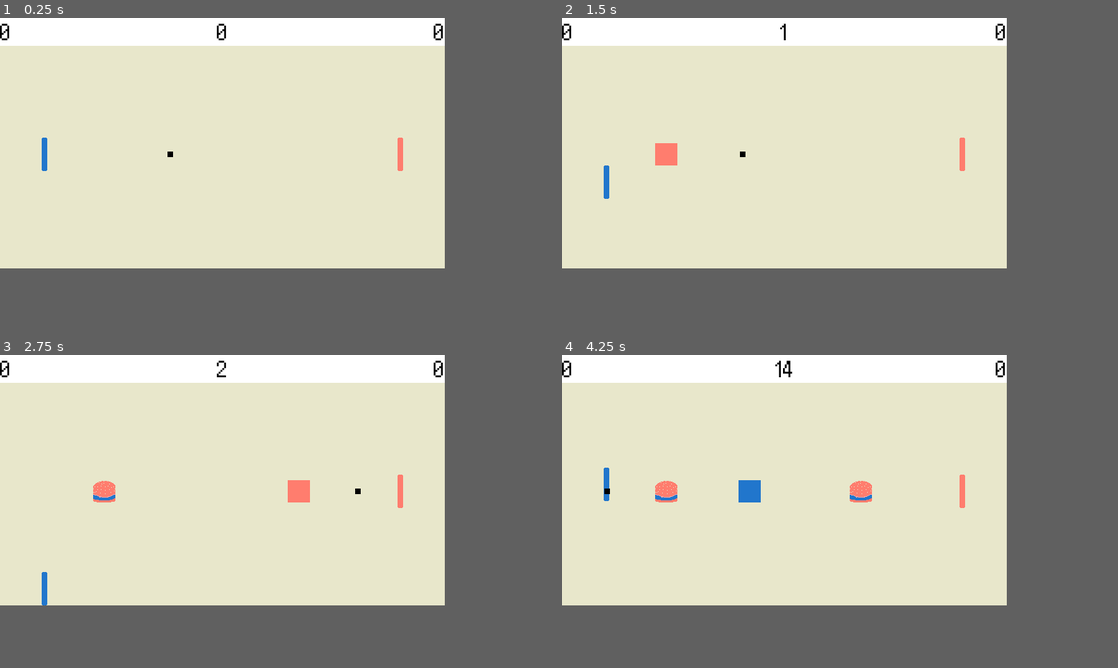
Above: before the commit, frames 1-4 (two rows, left to right).
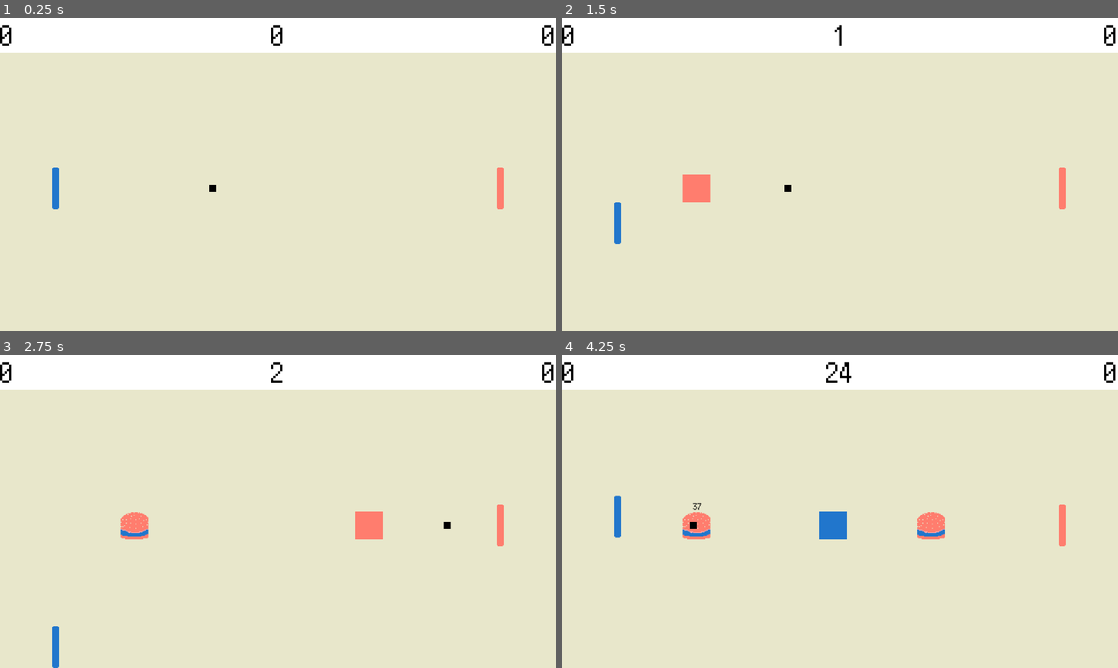
Above: after the commit, the same moments.

Repository: marcus-recto/burger-pong
Game: Godot game, scene res://main.tscn
Two runs of this game, one before a commit and one after it. Both use one fixed random seed, a clock stepped at 60 frames per second and the inputs below.
Inputs:
- Up to frame 1 (0.25 s): no input
- Up to frame 2 (1.5 s): hold I (right_burger_request) 0.53-1.28 s; hold S (left_move_down) from 1.28 s (still down)
- Up to frame 3 (2.75 s): release S (left_move_down) at 2.03 s; hold I (right_burger_request) from 2.03 s (still down)
- Up to frame 4 (4.25 s): release I (right_burger_request) at 2.78 s; hold W (left_move_up) 2.78-3.53 s; hold E (left_burger_request) from 3.53 s (still down)
The window is 640x360 before the commit and 800x450 after it. Grey fills any space a smaller window leaves; there, only what the larger window draws over its background counts as a difference.

The runs differ from the first frame. In frame 1, 4.9% of the frame differs, in the area x 0-100%, y 0-62%; in frame 2, 5.6%; in frame 3, 6.2%; in frame 4, 7.0%.

Commit message:
visual adjustments and slowdown while flea is eating burger

Diff:
--- a/burger.tscn
+++ b/burger.tscn
@@ -1,6 +1,8 @@
 [gd_scene format=3 uid="uid://cvasd7fx4r1vx"]
 
 [ext_resource type="Script" uid="uid://ckj6wbrg33pq2" path="res://src/burger.gd" id="1_nkn5y"]
+[ext_resource type="FontFile" uid="uid://dnq1ud78kcujl" path="res://assets/Silver.ttf" id="2_5n162"]
+[ext_resource type="Texture2D" uid="uid://d0grrkb2rawxk" path="res://assets/blueburger.png" id="2_eu31t"]
 
 [sub_resource type="RectangleShape2D" id="RectangleShape2D_2apqw"]
 size = Vector2(32, 32)
@@ -9,6 +11,8 @@
 script = ExtResource("1_nkn5y")
 
 [node name="Sprite2D" type="Sprite2D" parent="." unique_id=909783684]
+visible = false
+texture = ExtResource("2_eu31t")
 
 [node name="CollisionShape2D" type="CollisionShape2D" parent="." unique_id=1176463703]
 shape = SubResource("RectangleShape2D_2apqw")
@@ -29,23 +33,26 @@
 [node name="SetupTimer" type="Timer" parent="." unique_id=776999392]
 one_shot = true
 
+[node name="LabelTimer" type="Timer" parent="." unique_id=246752399]
+one_shot = true
+
 [node name="Label" type="Label" parent="." unique_id=769213533]
-visible = false
 anchors_preset = 8
 anchor_left = 0.5
 anchor_top = 0.5
 anchor_right = 0.5
 anchor_bottom = 0.5
-offset_left = -20.0
-offset_top = -11.5
-offset_right = 20.0
-offset_bottom = 11.5
+offset_left = -19.0
+offset_top = -29.0
+offset_right = 21.0
+offset_bottom = -6.0
 grow_horizontal = 2
 grow_vertical = 2
 theme_override_colors/font_color = Color(0, 0, 0, 1)
-text = "100"
+theme_override_fonts/font = ExtResource("2_5n162")
 horizontal_alignment = 1
 
 [connection signal="area_entered" from="." to="." method="_on_area_entered"]
 [connection signal="area_exited" from="." to="." method="_on_area_exited"]
 [connection signal="timeout" from="SetupTimer" to="." method="_on_setup_timer_timeout"]
+[connection signal="timeout" from="LabelTimer" to="." method="_on_label_timer_timeout"]
--- a/main.tscn
+++ b/main.tscn
@@ -16,14 +16,14 @@
 [ext_resource type="PackedScene" uid="uid://co5cbkgsrsj14" path="res://fry.tscn" id="10_4c57u"]
 [ext_resource type="PackedScene" uid="uid://cvasd7fx4r1vx" path="res://burger.tscn" id="11_efxa6"]
 
+[sub_resource type="RectangleShape2D" id="RectangleShape2D_6ckcd"]
+size = Vector2(640, 40)
+
+[sub_resource type="RectangleShape2D" id="RectangleShape2D_yyap0"]
+size = Vector2(20, 400)
+
 [sub_resource type="RectangleShape2D" id="RectangleShape2D_2apqw"]
 size = Vector2(8, 48)
-
-[sub_resource type="RectangleShape2D" id="RectangleShape2D_6ckcd"]
-size = Vector2(640, 40)
-
-[sub_resource type="RectangleShape2D" id="RectangleShape2D_yyap0"]
-size = Vector2(20, 400)
 
 [sub_resource type="RectangleShape2D" id="RectangleShape2D_vxkdg"]
 size = Vector2(8, 8)
@@ -36,56 +36,6 @@
 offset_bottom = 360.0
 color = Color(0.9098039, 0.90588236, 0.79607844, 1)
 
-[node name="LeftPaddle" type="Area2D" parent="." unique_id=2065065392]
-position = Vector2(64, 196)
-script = ExtResource("1_ig7tw")
-metadata/_edit_group_ = true
-
-[node name="ColorRect" type="ColorRect" parent="LeftPaddle" unique_id=1098054330]
-visible = false
-anchors_preset = 8
-anchor_left = 0.5
-anchor_top = 0.5
-anchor_right = 0.5
-anchor_bottom = 0.5
-offset_left = -4.0
-offset_top = -24.0
-offset_right = 4.0
-offset_bottom = 24.0
-grow_horizontal = 2
-grow_vertical = 2
-
-[node name="CollisionShape2D" type="CollisionShape2D" parent="LeftPaddle" unique_id=914581874]
-shape = SubResource("RectangleShape2D_2apqw")
-
-[node name="Sprite2D" type="Sprite2D" parent="LeftPaddle" unique_id=1403628710]
-texture = ExtResource("3_dg77c")
-
-[node name="RightPaddle" type="Area2D" parent="." unique_id=60260385]
-position = Vector2(576, 196)
-script = ExtResource("1_ig7tw")
-metadata/_edit_group_ = true
-
-[node name="ColorRect" type="ColorRect" parent="RightPaddle" unique_id=1283584371]
-visible = false
-anchors_preset = 8
-anchor_left = 0.5
-anchor_top = 0.5
-anchor_right = 0.5
-anchor_bottom = 0.5
-offset_left = -4.0
-offset_top = -24.0
-offset_right = 4.0
-offset_bottom = 24.0
-grow_horizontal = 2
-grow_vertical = 2
-
-[node name="CollisionShape2D" type="CollisionShape2D" parent="RightPaddle" unique_id=1789851669]
-shape = SubResource("RectangleShape2D_2apqw")
-
-[node name="Sprite2D" type="Sprite2D" parent="RightPaddle" unique_id=1339673518]
-texture = ExtResource("4_ycdy4")
-
 [node name="Floor" type="Area2D" parent="." unique_id=399657289]
 position = Vector2(0, 360)
 script = ExtResource("2_h2yge")
@@ -120,35 +70,6 @@
 [node name="CollisionShape2D" type="CollisionShape2D" parent="RightWall" unique_id=1837468661]
 position = Vector2(10, 200)
 shape = SubResource("RectangleShape2D_yyap0")
-
-[node name="Ball" type="Area2D" parent="." unique_id=383847154]
-position = Vector2(320, 196)
-script = ExtResource("2_0xm2m")
-
-[node name="ColorRect" type="ColorRect" parent="Ball" unique_id=1577313517]
-anchors_preset = 8
-anchor_left = 0.5
-anchor_top = 0.5
-anchor_right = 0.5
-anchor_bottom = 0.5
-offset_left = -4.0
-offset_top = -4.0
-offset_right = 4.0
-offset_bottom = 4.0
-grow_horizontal = 2
-grow_vertical = 2
-color = Color(0, 0, 0, 1)
-
-[node name="CollisionShape2D" type="CollisionShape2D" parent="Ball" unique_id=1858080237]
-visible = false
-shape = SubResource("RectangleShape2D_vxkdg")
-
-[node name="ResetTimer" type="Timer" parent="Ball" unique_id=568098393]
-wait_time = 5.0
-
-[node name="Sprite2D" type="Sprite2D" parent="Ball" unique_id=1765431754]
-visible = false
-texture = ExtResource("8_w48qg")
 
 [node name="Money" type="Label" parent="." unique_id=321928873]
 anchors_preset = 5
@@ -212,21 +133,102 @@
 fry_scene = ExtResource("10_4c57u")
 burger_scene = ExtResource("11_efxa6")
 
-[connection signal="area_entered" from="LeftPaddle" to="LeftPaddle" method="_on_area_entered"]
-[connection signal="bumped" from="LeftPaddle" to="Floor" method="adjust_ball"]
-[connection signal="bumped" from="LeftPaddle" to="Ceiling" method="adjust_ball"]
-[connection signal="area_entered" from="RightPaddle" to="RightPaddle" method="_on_area_entered"]
-[connection signal="bumped" from="RightPaddle" to="Floor" method="adjust_ball"]
-[connection signal="bumped" from="RightPaddle" to="Ceiling" method="adjust_ball"]
+[node name="CanvasLayer" type="CanvasLayer" parent="." unique_id=917096167]
+
+[node name="LeftPaddle" type="Area2D" parent="CanvasLayer" unique_id=2065065392]
+position = Vector2(64, 196)
+script = ExtResource("1_ig7tw")
+metadata/_edit_group_ = true
+
+[node name="ColorRect" type="ColorRect" parent="CanvasLayer/LeftPaddle" unique_id=1098054330]
+visible = false
+anchors_preset = 8
+anchor_left = 0.5
+anchor_top = 0.5
+anchor_right = 0.5
+anchor_bottom = 0.5
+offset_left = -4.0
+offset_top = -24.0
+offset_right = 4.0
+offset_bottom = 24.0
+grow_horizontal = 2
+grow_vertical = 2
+
+[node name="CollisionShape2D" type="CollisionShape2D" parent="CanvasLayer/LeftPaddle" unique_id=914581874]
+shape = SubResource("RectangleShape2D_2apqw")
+
+[node name="Sprite2D" type="Sprite2D" parent="CanvasLayer/LeftPaddle" unique_id=1403628710]
+texture = ExtResource("3_dg77c")
+
+[node name="RightPaddle" type="Area2D" parent="CanvasLayer" unique_id=60260385]
+position = Vector2(576, 196)
+script = ExtResource("1_ig7tw")
+metadata/_edit_group_ = true
+
+[node name="ColorRect" type="ColorRect" parent="CanvasLayer/RightPaddle" unique_id=1283584371]
+visible = false
+anchors_preset = 8
+anchor_left = 0.5
+anchor_top = 0.5
+anchor_right = 0.5
+anchor_bottom = 0.5
+offset_left = -4.0
+offset_top = -24.0
+offset_right = 4.0
+offset_bottom = 24.0
+grow_horizontal = 2
+grow_vertical = 2
+
+[node name="CollisionShape2D" type="CollisionShape2D" parent="CanvasLayer/RightPaddle" unique_id=1789851669]
+shape = SubResource("RectangleShape2D_2apqw")
+
+[node name="Sprite2D" type="Sprite2D" parent="CanvasLayer/RightPaddle" unique_id=1339673518]
+texture = ExtResource("4_ycdy4")
+
+[node name="Ball" type="Area2D" parent="CanvasLayer" unique_id=383847154]
+position = Vector2(320, 196)
+script = ExtResource("2_0xm2m")
+
+[node name="ColorRect" type="ColorRect" parent="CanvasLayer/Ball" unique_id=1577313517]
+visible = false
+anchors_preset = 8
+anchor_left = 0.5
+anchor_top = 0.5
+anchor_right = 0.5
+anchor_bottom = 0.5
+offset_left = -4.0
+offset_top = -4.0
+offset_right = 4.0
+offset_bottom = 4.0
+grow_horizontal = 2
+grow_vertical = 2
+color = Color(0, 0, 0, 1)
+
+[node name="CollisionShape2D" type="CollisionShape2D" parent="CanvasLayer/Ball" unique_id=1858080237]
+visible = false
+shape = SubResource("RectangleShape2D_vxkdg")
+
+[node name="ResetTimer" type="Timer" parent="CanvasLayer/Ball" unique_id=568098393]
+wait_time = 5.0
+
+[node name="Sprite2D" type="Sprite2D" parent="CanvasLayer/Ball" unique_id=1765431754]
+texture = ExtResource("8_w48qg")
+
 [connection signal="area_entered" from="Floor" to="Floor" method="_on_area_entered"]
 [connection signal="area_exited" from="Floor" to="Floor" method="_on_area_exited"]
 [connection signal="area_entered" from="Ceiling" to="Ceiling" method="_on_area_entered"]
 [connection signal="area_exited" from="Ceiling" to="Ceiling" method="_on_area_exited"]
 [connection signal="area_entered" from="LeftWall" to="LeftWall" method="_on_area_entered"]
 [connection signal="area_entered" from="RightWall" to="RightWall" method="_on_area_entered"]
-[connection signal="area_entered" from="Ball" to="Ball" method="_on_area_entered"]
-[connection signal="timeout" from="Ball/ResetTimer" to="Ball" method="_on_reset_timer_timeout"]
-[connection signal="ball_position_request" from="BurgerTimer2" to="Ball" method="get_ball_pos"]
-[connection signal="ball_position_request" from="BurgerTimer" to="Ball" method="get_ball_pos"]
-[connection signal="ball_position_request" from="FryTimer2" to="Ball" method="get_ball_pos"]
-[connection signal="ball_position_request" from="FryTimer" to="Ball" method="get_ball_pos"]
+[connection signal="ball_position_request" from="BurgerTimer2" to="CanvasLayer/Ball" method="get_ball_pos"]
+[connection signal="ball_position_request" from="BurgerTimer" to="CanvasLayer/Ball" method="get_ball_pos"]
+[connection signal="ball_position_request" from="FryTimer2" to="CanvasLayer/Ball" method="get_ball_pos"]
+[connection signal="ball_position_request" from="FryTimer" to="CanvasLayer/Ball" method="get_ball_pos"]
+[connection signal="area_entered" from="CanvasLayer/LeftPaddle" to="CanvasLayer/LeftPaddle" method="_on_area_entered"]
+[connection signal="bumped" from="CanvasLayer/LeftPaddle" to="Floor" method="adjust_ball"]
+[connection signal="bumped" from="CanvasLayer/LeftPaddle" to="Ceiling" method="adjust_ball"]
+[connection signal="area_entered" from="CanvasLayer/RightPaddle" to="CanvasLayer/RightPaddle" method="_on_area_entered"]
+[connection signal="bumped" from="CanvasLayer/RightPaddle" to="Floor" method="adjust_ball"]
+[connection signal="bumped" from="CanvasLayer/RightPaddle" to="Ceiling" method="adjust_ball"]
+[connection signal="area_entered" from="CanvasLayer/Ball" to="CanvasLayer/Ball" method="_on_area_entered"]
+[connection signal="timeout" from="CanvasLayer/Ball/ResetTimer" to="CanvasLayer/Ball" method="_on_reset_timer_timeout"]
--- a/project.godot
+++ b/project.godot
@@ -17,10 +17,9 @@
 
 [display]
 
-window/size/viewport_width=640
-window/size/viewport_height=360
-window/stretch/mode="canvas_items"
-window/stretch/aspect="expand"
+window/size/viewport_width=1280
+window/size/viewport_height=720
+window/stretch/scale=2.0
 
 [input]
 
--- a/src/ball.gd
+++ b/src/ball.gd
@@ -2,10 +2,11 @@
 
 var data:PlayerData = load("res://player_data.tres")
 var direction: Vector2
-var speed = 300
+var speed
 
 # Called when the node enters the scene tree for the first time.
 func _ready() -> void:
+	speed = data.ball_speed
 	direction = Vector2(-1,-0)
 
 # Called every frame. 'delta' is the elapsed time since the previous frame.
@@ -28,3 +29,6 @@
 func get_ball_pos():
 	var powerup_pos = Vector2(int(position.x), int(position.y))
 	data.set_powerup_position(powerup_pos)
+
+func set_ball_speed(value:int):
+	speed = value
--- a/src/burger.gd
+++ b/src/burger.gd
@@ -7,6 +7,7 @@
 var health: int
 var texture:Texture2D
 var color:Color
+var ball:Area2D
 
 # Called when the node enters the scene tree for the first time.
 func _ready() -> void:
@@ -34,7 +35,7 @@
 # end of setup cooldown
 func _on_setup_timer_timeout() -> void:
 	$CollisionShape2D.disabled = false
-
+	$Sprite2D.visible = true
 	$ColorRect.queue_free()
 
 # adds 1 to ball score and destroys itself if out of health
@@ -42,13 +43,26 @@
 	data.add_ball_score(1)
 	health -= 1
 	if health <= 0:
+		ball.set_ball_speed(data.ball_speed)
 		queue_free()
 
 func _on_area_entered(area: Area2D) -> void:
 	if area.name == "Ball":
+		ball = area
 		ball_inside = true
+		area.set_ball_speed(data.slow_ball_speed)
+		$Label.visible = true
+		$LabelTimer.stop()
 
 
 func _on_area_exited(area: Area2D) -> void:
 	if area.name == "Ball":
 		ball_inside = false
+		area.set_ball_speed(data.ball_speed)
+	if not is_queued_for_deletion():
+		$LabelTimer.start()
+
+
+func _on_label_timer_timeout() -> void:
+	if ball_inside == false:
+		$Label.visible = false
--- a/src/player_data.gd
+++ b/src/player_data.gd
@@ -10,8 +10,11 @@
 var fry_health: int = 10
 var fry_adder: int = 1
 
-var burger_health: int = 100
+var burger_health: int = 50
 var burger_interval:float = 0.01
+
+var ball_speed = 300
+var slow_ball_speed = 75
 
 var floor_path
 var ceiling_path
Binary file changed: assets/flea.png
